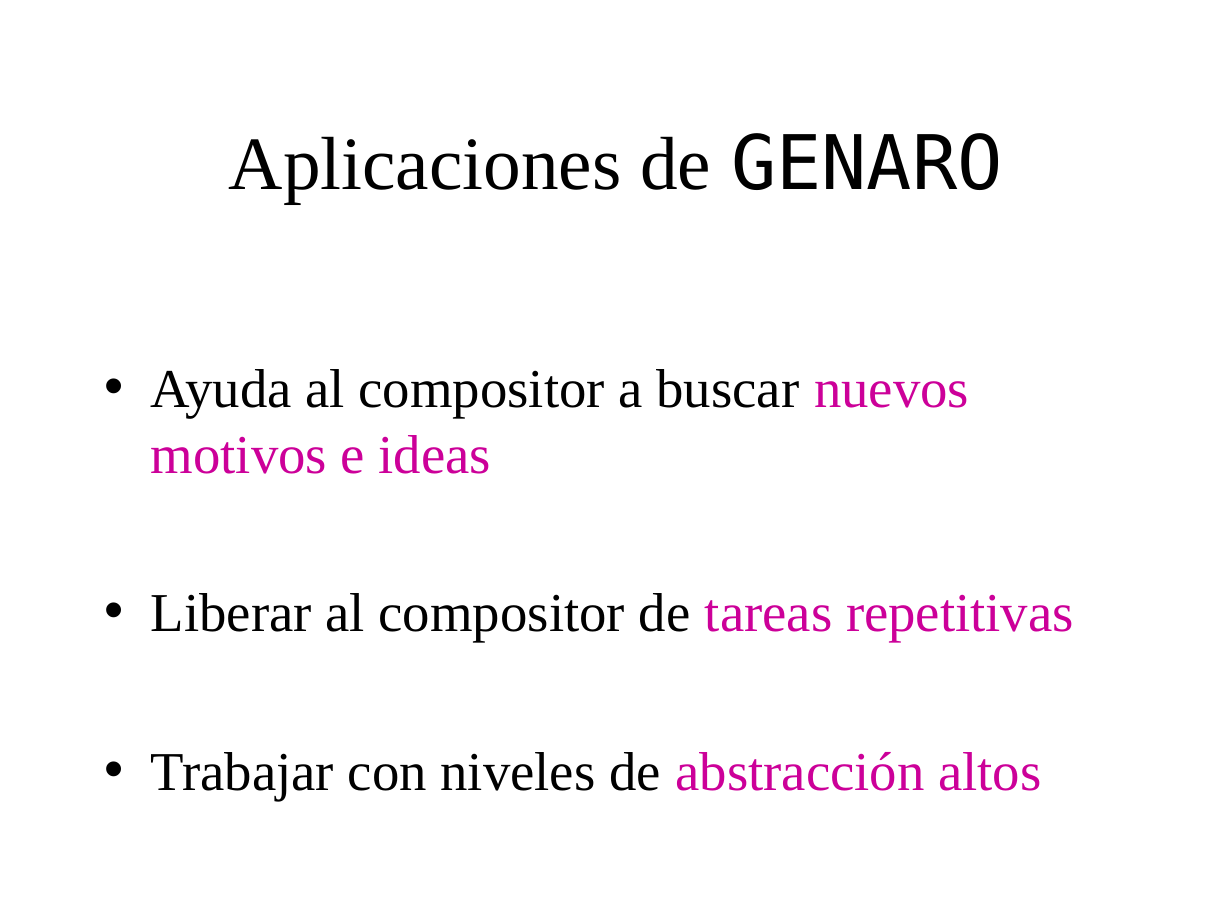
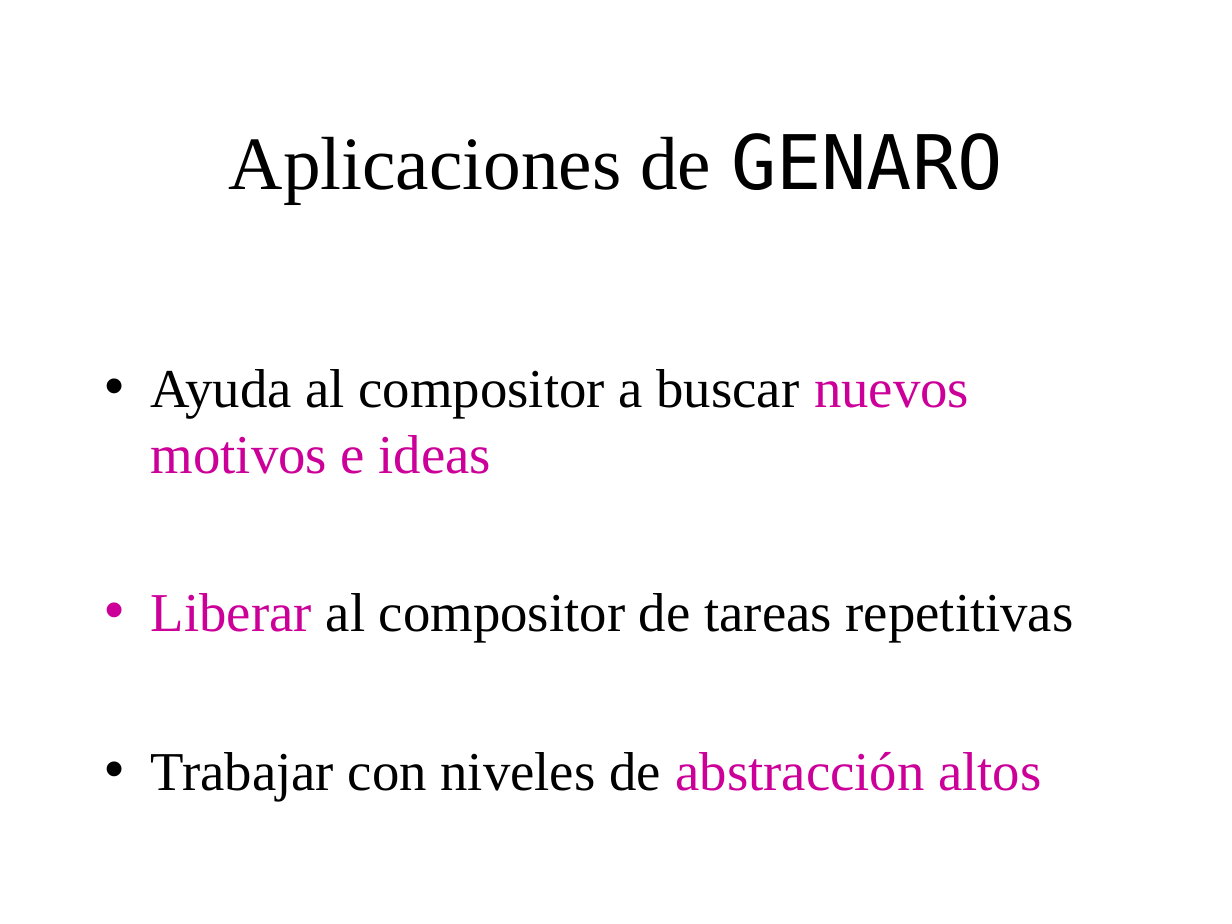
Before and after one commit to BackupTheBerlios/genaro, a slide deck: slide 4 of Documentos/MemoriaSSII/presentacion_proyecto2.ppt. Drawn at 1232x924 pixels with LibreOffice and Linux fonts; fonts in the diff are those of the drawing; background and template pictures are left out. Boxes give left, top, right and bottom in pixels: in the first picture for what was removed or moved away, otherwise in the second. Text is boxed around its words. In the diff, an @@ line names an element or a change of style, - is before the commit and + after.

```diff
--- a/Documentos/MemoriaSSII/presentacion_proyecto2.ppt
+++ b/Documentos/MemoriaSSII/presentacion_proyecto2.ppt
@@ text at (x1=151, y1=593, x2=1074, y2=642): text colour #000000 to #CC0099 in "Liberar"; text colour #CC0099 to #000000 in "tareas repetitivas"; bullet colour #000000 to #CC0099 @@
```
Also in this commit, not shown: 9 other slides changed.
